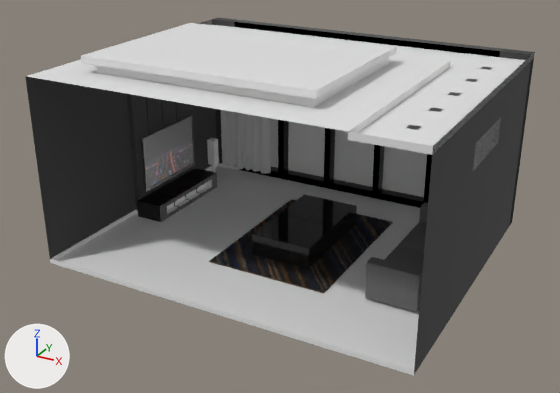
Two versions of the Blender file .Blend/T1.blend, one commit apart.
Both versions are drawn from a 50 mm camera at (5.36, -10.21, 4.36) aimed at (-0.05, -0.37, -0.55). Arrows for +X, +Y and +Z are at lower left; the lights stay in place.

The first picture shows 'BaseBoard', 'Carpet', 'Coffee_Table', 'Curtain', 'Floor', 'Root', 'Sofa', 'TV', 'TV_Cabinet', 'Wall', 'WindowFrame', 'WindowGass'.
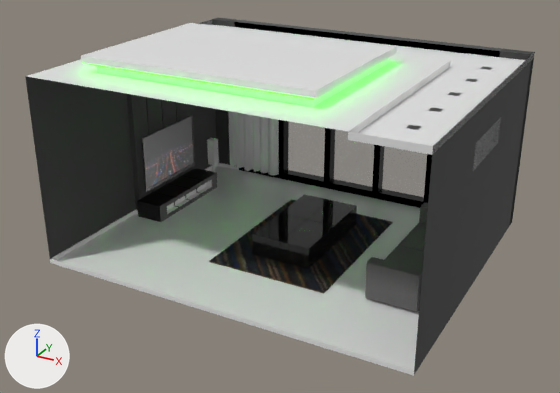
Boxes [x1, y1, x2, y2] around the edits, measured in the pictures (560 x 393 px):
'WindowGass', recoloured: [270, 118, 427, 197] in both
'Curtain', moved: before [221, 110, 271, 174]; after [228, 111, 279, 175]
'Root_Light', added: after [85, 63, 315, 100]
part 1 of me_cube_001, deleted: before [85, 63, 315, 100]

The change, as a list of edits to the scene's bpy script:
```text
Add mat_windowgass:
    mat_windowgass = bpy.data.materials.new('WindowGass')
    mat_windowgass.use_nodes = True; mat_windowgass.node_tree.nodes.clear()
    _N = mat_windowgass.node_tree.nodes; _L = mat_windowgass.node_tree.links
    n0 = _N.new('ShaderNodeOutputMaterial'); n0.name = '材质输出'
    n1 = _N.new('ShaderNodeBsdfGlass'); n1.name = '玻璃 BSDF'
    n1.distribution = 'BECKMANN'
    n2 = _N.new('ShaderNodeBsdfTransparent'); n2.name = '透明 BSDF'
    n3 = _N.new('ShaderNodeMixShader'); n3.name = '混合着色器'
    _L.new(n3.outputs[0], n0.inputs[0])  # 'Shader' to 'Surface'
    _L.new(n1.outputs[0], n3.inputs[1])  # 'BSDF' to 'Shader'
    _L.new(n2.outputs[0], n3.inputs[2])  # 'BSDF' to 'Shader'
Add mat_root_rgb:
    mat_root_rgb = emission_material('Root_RGB')
    mat_root_rgb.base_color = (0.0558, 1.0, 0.0198)  # green #43ff26
    mat_root_rgb.strength = 5.0
Change me_cube_001:
    where me_cube_001.from_pydata(...)  # 36 vertices, 30 faces; spans x -1.0..1.0, y -1.0..1.0, z 0.93..1.17
    used by ob_root; location = (0.0, 0.0, 0.0); scale = (3.0, 2.5, 1.5)
    verts and faces of me_cube_001; kept vertices keep their numbers, new ones are numbered from 36
    before: 24 (0.41, -0.75, 1.07) at pixel (313, 99), 25 (-0.75, -0.75, 1.07) at pixel (96, 66), 26 (-0.75, 0.27, 1.07), 27 (0.41, 0.27, 1.07) at pixel (388, 57), 28 (0.44, -0.79, 1.1) at pixel (315, 98)
    before: 29 (-0.81, -0.79, 1.1) at pixel (81, 62), 30 (-0.81, 0.31, 1.1), 31 (0.44, 0.31, 1.1) at pixel (396, 53)
    me_cube_001 part 1
    add delete_faces([(26, 27, 31, 30), (25, 26, 30, 29), (24, 28, 31, 27), (24, 25, 29, 28)])
Change me_cube_004:
    where me_cube_004.from_pydata(...)  # 4 vertices, 1 face; spans x -0.83..0.83, y 1.0, z -1.0..1.0
    remove me_cube_004.materials.append(mat_material)  # white #e7e7e7
    add me_cube_004.materials.append(mat_windowgass)
Add me_cube_005:
    me_cube_005.from_pydata([(0.412, -0.746, 1.067), (-0.746, -0.746, 1.067), (-0.746, 0.266, 1.067), (0.412, 0.266, 1.067), (0.441, -0.785, 1.1), (-0.807, -0.785, 1.1), (-0.807, 0.305, 1.1), (0.441, 0.305, 1.1)], [], [(2, 3, 7, 6), (1, 2, 6, 5), (3, 0, 4, 7), (0, 1, 5, 4)])
    me_cube_005.materials.append(mat_root_rgb)  # green #43ff26
Change ob_curtain:
    ob_curtain.location: (-1.62, 2.1, -1.32) -> (-1.44, 2.1, -1.32)
Add ob_root_light:
    ob_root_light = bpy.data.objects.new('Root_Light', me_cube_005)
    ob_root_light.location = (0.0, 0.0, 0.0)
    ob_root_light.scale = (3.0, 2.5, 1.5)
```
